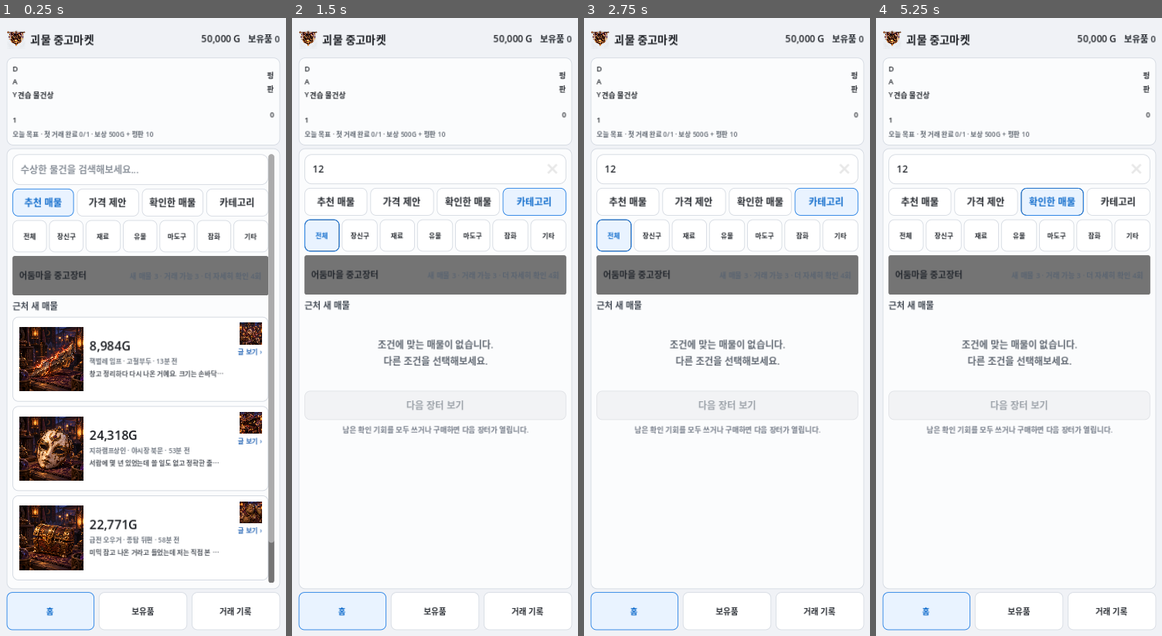
Above: before the commit, frames 1-4 (left to right).
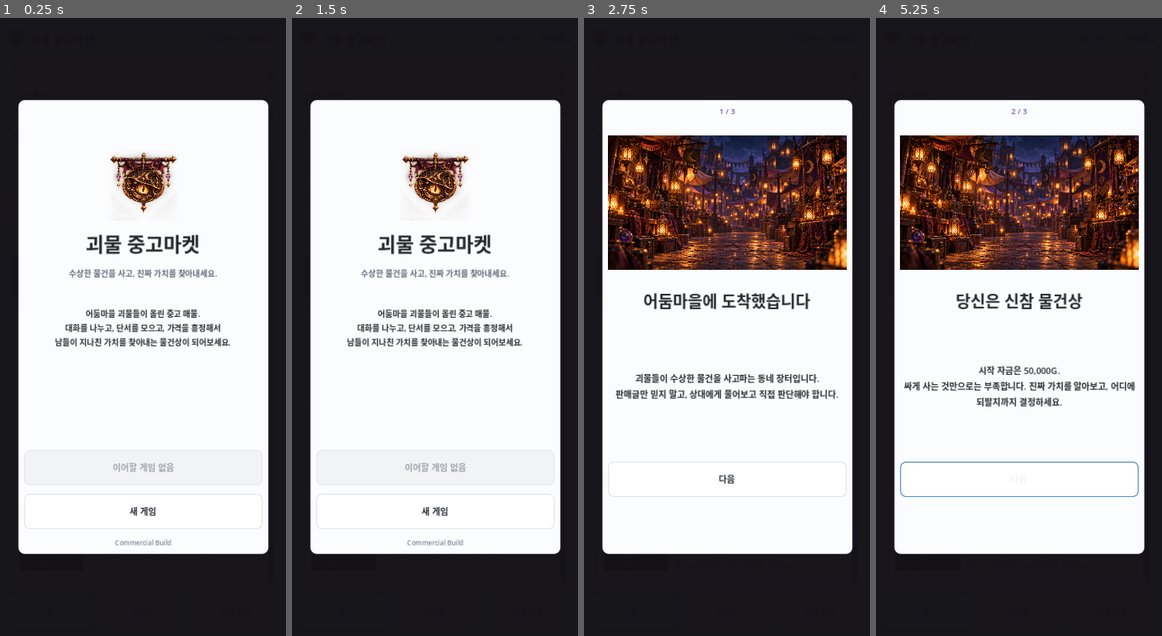
Above: after the commit, the same moments.

Repository: Queenrain9/monster-used-market
Game: Godot game, scene res://scenes/main.tscn
The game is run twice, just before and just after one commit, with the same random seed, the same clock (stepped at 60 frames per second) and the same inputs.
Inputs (mouse positions are in pixels of both pictures, inside the frame that each line leads up to):
- Up to frame 1 (0.25 s): no input
- Up to frame 2 (1.5 s): click (432, 172) at 0.52 s; type "12" at 0.6 s; click "전체" at 1.25 s
- Up to frame 3 (2.75 s): click (727, 512) at 2 s, where only the run after the commit has a clickable "새 게임"
- Up to frame 4 (5.25 s): click (1019, 481) at 2.75 s, where only the run after the commit has a clickable "다음"; click "추천 매물" at 3.5 s; click "가격 제안" at 4.25 s; click "확인한 매물" at 5 s

The runs differ from the first frame. In frame 1, 57% of the frame differs, in the area x 0-100%, y 0-100%; in frame 2, 49%; in frame 3, 62%; in frame 4, 62%.

Commit message:
feat: implement commercial first-session shell and progression scaffold

Diff:
--- a/scripts/main.gd
+++ b/scripts/main.gd
@@ -19,6 +19,22 @@
 @onready var market_nav_button = $Margin/RootVBox/NavRow/MarketNavButton
 @onready var inventory_nav_button = $Margin/RootVBox/NavRow/InventoryNavButton
 @onready var records_nav_button = $Margin/RootVBox/NavRow/RecordsNavButton
+
+@onready var meta_strip = $Margin/RootVBox/MetaStrip
+@onready var day_label = $Margin/RootVBox/MetaStrip/Box/Row/DayLabel
+@onready var rank_label = $Margin/RootVBox/MetaStrip/Box/Row/RankLabel
+@onready var reputation_label = $Margin/RootVBox/MetaStrip/Box/Row/ReputationLabel
+@onready var goal_label = $Margin/RootVBox/MetaStrip/Box/GoalLabel
+
+@onready var commercial_shell = $CommercialShell
+@onready var title_view = $CommercialShell/Center/Card/TitleView
+@onready var onboarding_view = $CommercialShell/Center/Card/OnboardingView
+@onready var continue_button = $CommercialShell/Center/Card/TitleView/ContinueButton
+@onready var new_game_button = $CommercialShell/Center/Card/TitleView/NewGameButton
+@onready var onboarding_step_label = $CommercialShell/Center/Card/OnboardingView/StepLabel
+@onready var onboarding_title = $CommercialShell/Center/Card/OnboardingView/Title
+@onready var onboarding_body = $CommercialShell/Center/Card/OnboardingView/Body
+@onready var onboarding_next_button = $CommercialShell/Center/Card/OnboardingView/NextButton
 
 @onready var market_panel = $Margin/RootVBox/MarketPanel
 @onready var detail_panel = $Margin/RootVBox/DetailPanel
@@ -234,6 +250,15 @@
 var last_result_text = ""
 var last_result_record: Dictionary = {}
 
+var game_started = false
+var onboarding_complete = false
+var onboarding_page = 0
+var merchant_day = 1
+var merchant_reputation = 0
+var daily_goal_progress = 0
+var daily_goal_claimed = false
+var last_progress_message = ""
+
 
 func _ready() -> void:
 	theme = MarketTheme.build()
@@ -241,6 +266,8 @@
 	$Margin/RootVBox/Header/Brand.texture = Art.texture_for("ui", "brand")
 	$Margin/RootVBox/MarketPanel/Scroll/Box/MarketBanner/Art.texture = Art.texture_for("ui", "market")
 	$Margin/RootVBox/AppraisalPanel/Scroll/Box/PreView/ItemSummary/Row/ItemArt.texture = Art.texture_for("ui", "appraiser")
+	$CommercialShell/Center/Card/TitleView/Brand.texture = Art.texture_for("ui", "brand")
+	$CommercialShell/Center/Card/OnboardingView/Art.texture = Art.texture_for("ui", "market")
 	_configure_mobile_ui()
 	_connect_buttons()
 	_setup_options()
@@ -253,6 +280,13 @@
 
 	_update_header()
 	_restore_stage()
+
+	# Automated headless tests exercise the gameplay surface directly.
+	# Real players always enter through the commercial title shell.
+	if DisplayServer.get_name() == "headless":
+		commercial_shell.hide()
+	else:
+		_show_title_screen()
 	_save_game()
 
 
@@ -260,6 +294,9 @@
 	market_nav_button.pressed.connect(_go_market)
 	inventory_nav_button.pressed.connect(_go_inventory)
 	records_nav_button.pressed.connect(_go_records)
+	continue_button.pressed.connect(_continue_from_title)
+	new_game_button.pressed.connect(_new_game_from_title)
+	onboarding_next_button.pressed.connect(_advance_onboarding)
 
 	search_input.text_changed.connect(_on_home_search_changed)
 	recommend_tab_button.pressed.connect(_set_home_tab.bind("recommended"))
@@ -324,6 +361,138 @@
 
 	$Margin/RootVBox/ResultPanel/Scroll/Box/ResultMarketButton.pressed.connect(_go_market)
 	$Margin/RootVBox/ResultPanel/Scroll/Box/ResultInventoryButton.pressed.connect(_go_inventory)
+
+
+func _show_title_screen() -> void:
+	commercial_shell.show()
+	title_view.show()
+	onboarding_view.hide()
+	continue_button.disabled = not game_started
+	continue_button.text = "이어하기" if game_started else "이어할 게임 없음"
+
+
+func _continue_from_title() -> void:
+	if not game_started:
+		return
+	if onboarding_complete:
+		commercial_shell.hide()
+		_restore_stage()
+	else:
+		_show_onboarding_page(0)
+
+
+func _new_game_from_title() -> void:
+	_reset_core_progress()
+	game_started = true
+	onboarding_complete = false
+	_create_new_market(true, false)
+	_show_onboarding_page(0)
+	_save_game()
+
+
+func _show_onboarding_page(page: int) -> void:
+	onboarding_page = clamp(page, 0, 2)
+	commercial_shell.show()
+	title_view.hide()
+	onboarding_view.show()
+	var titles = [
+		"어둠마을에 도착했습니다",
+		"당신은 신참 물건상",
+		"첫 거래를 만들어보세요"
+	]
+	var bodies = [
+		"괴물들이 수상한 물건을 사고파는 동네 장터입니다.\n판매글만 믿지 말고, 상대에게 물어보고 직접 판단해야 합니다.",
+		"시작 자금은 50,000G.\n싸게 사는 것만으로는 부족합니다. 진짜 가치를 알아보고, 어디에 되팔지까지 결정하세요.",
+		"오늘의 첫 목표는 거래 1건을 끝까지 완료하는 것.\n매물 확인 → 판매자 대화 → 가격 제안 → 구매 → 감정/조사 → 재판매까지 이어가세요.\n\n보상: 500G + 평판 10"
+	]
+	onboarding_step_label.text = "%d / 3" % [onboarding_page + 1]
+	onboarding_title.text = titles[onboarding_page]
+	onboarding_body.text = bodies[onboarding_page]
+	onboarding_next_button.text = "장터 열기" if onboarding_page == 2 else "다음"
+
+
+func _advance_onboarding() -> void:
+	if onboarding_page < 2:
+		_show_onboarding_page(onboarding_page + 1)
+		return
+	_finish_onboarding()
+
+
+func _finish_onboarding() -> void:
+	onboarding_complete = true
+	current_stage = "market"
+	commercial_shell.hide()
+	_render_market()
+	_show_panel(market_panel)
+	_set_status("첫 거래를 시작하세요. 수상한 매물을 하나 골라 판매자에게 말을 걸어보세요.")
+	_save_game()
+
+
+func _reset_core_progress() -> void:
+	gold = STARTING_GOLD
+	total_deals = 0
+	today_deals = 0
+	today_date = Time.get_date_string_from_system()
+	best_profit = 0
+	worst_loss = 0
+	rare_items = []
+	owned_items = []
+	market_items = []
+	selected_market_index = -1
+	selected_owned_index = -1
+	current_stage = "market"
+	last_result_text = ""
+	last_result_record = {}
+	home_query = ""
+	home_tab = "recommended"
+	home_category = "전체"
+	merchant_day = 1
+	merchant_reputation = 0
+	daily_goal_progress = 0
+	daily_goal_claimed = false
+	last_progress_message = ""
+
+
+func _merchant_rank() -> String:
+	if merchant_reputation >= 600:
+		return "어둠마을 상인"
+	if merchant_reputation >= 300:
+		return "기묘품 중개상"
+	if merchant_reputation >= 150:
+		return "골목 상인"
+	if merchant_reputation >= 60:
+		return "동네 감정꾼"
+	return "견습 물건상"
+
+
+func _apply_trade_progress(profit: int, listing: Dictionary) -> Dictionary:
+	var reputation_gain = 10
+	if profit > 0:
+		reputation_gain += 5
+	if listing.get("discovered_clues", []).size() >= 2:
+		reputation_gain += 2
+	merchant_reputation += reputation_gain
+
+	var goal_gold = 0
+	var goal_reputation = 0
+	if daily_goal_progress < 1:
+		daily_goal_progress = 1
+	if daily_goal_progress >= 1 and not daily_goal_claimed:
+		daily_goal_claimed = true
+		goal_gold = 500
+		goal_reputation = 10
+		gold += goal_gold
+		merchant_reputation += goal_reputation
+
+	var total_rep = reputation_gain + goal_reputation
+	last_progress_message = "평판 +%d" % total_rep
+	if goal_gold > 0:
+		last_progress_message += " · 첫 거래 목표 완료 +%sG" % _money(goal_gold)
+	return {
+		"reputation_gain":total_rep,
+		"goal_gold":goal_gold,
+		"rank":_merchant_rank()
+	}
 
 
 func _setup_options() -> void:
